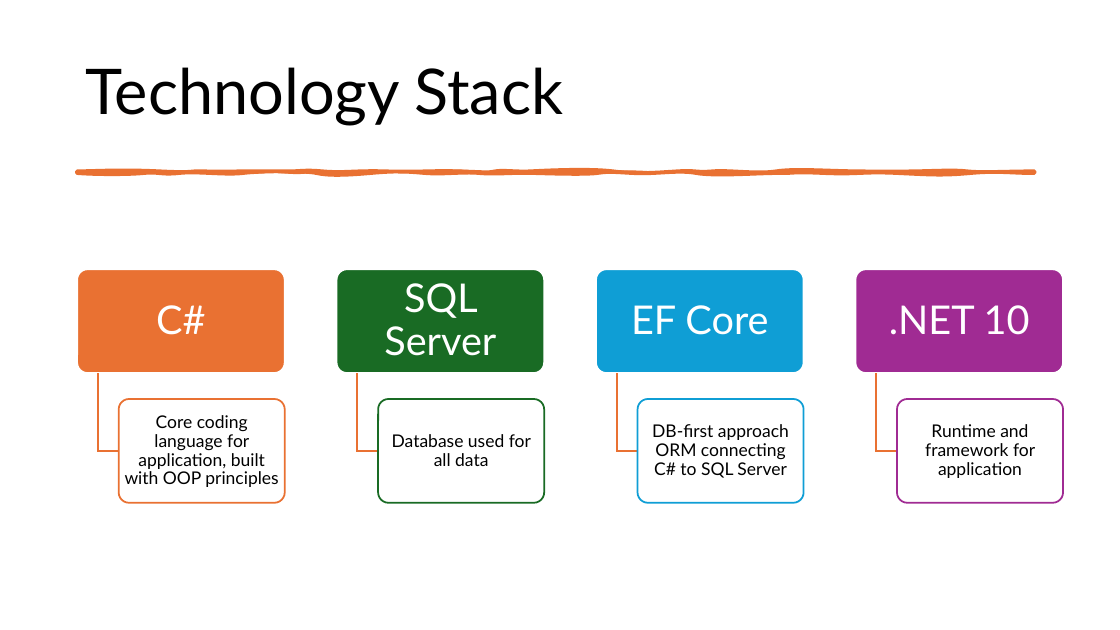
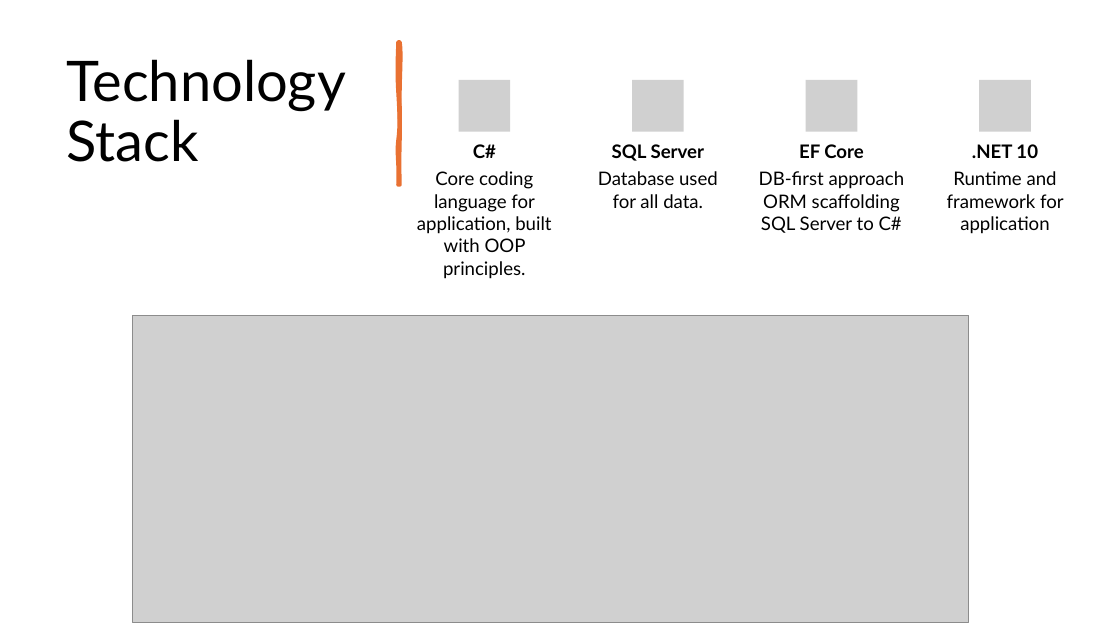
Before and after one commit to KR-Techno/Revature-Projects, a slide deck: slide 4 of Project 1 - bankingAPP/BankingApp Presentation.pptx. Drawn at 1120x630 pixels with LibreOffice and Linux fonts; fonts in the diff are those of the drawing; grey boxes stand for pictures. Boxes give left, top, right and bottom in pixels: in the first picture for what was removed or moved away, otherwise in the second. Text is boxed around its words. In the diff, an @@ line names an element or a change of style, - is before the commit and + after.

```diff
--- a/Project 1 - bankingAPP/BankingApp Presentation.pptx
+++ b/Project 1 - bankingAPP/BankingApp Presentation.pptx
@@ title "Technology Stack" moved from (x1=85, y1=67, x2=563, y2=126) to (x1=66, y1=59, x2=345, y2=162) @@
@@ title "Technology Stack" at (x1=66, y1=59, x2=345, y2=162): size 54 to 48 pt @@
@@ freeform shape added at (x1=398, y1=42, x2=400, y2=185), fill #E97132, outline #E97132 3.25 pt @@
@@ group added at (x1=459, y1=80, x2=1032, y2=132): 4 pictures @@
@@ text "C#" moved from (x1=156, y1=305, x2=205, y2=335) to (x1=473, y1=144, x2=496, y2=158) @@
@@ text "SQL Server" moved from (x1=384, y1=283, x2=496, y2=356) to (x1=612, y1=144, x2=704, y2=161) @@
@@ text "EF Core" moved from (x1=631, y1=305, x2=768, y2=335) to (x1=799, y1=144, x2=863, y2=158) @@
@@ size 34 to 16 pt, text colour #FFFFFF to #000000, bold on; line spacing 0.9 to 1; less space between paragraphs; vertical alignment middle to top in 4 elements at (x1=473, y1=144, x2=496, y2=158), (x1=612, y1=144, x2=704, y2=161), (x1=799, y1=144, x2=863, y2=158), (x1=972, y1=144, x2=1038, y2=158) @@
@@ text ".NET 10" moved from (x1=889, y1=305, x2=1030, y2=335) to (x1=972, y1=144, x2=1038, y2=158) @@
@@ freeform shape removed at (x1=77, y1=171, x2=1035, y2=173) @@
@@ text at (x1=417, y1=171, x2=551, y2=279): text changed; size 15 to 16 pt @@
-Core coding language for application, built with OOP principles
+Core coding language for application, built with OOP principles.
@@ text at (x1=598, y1=171, x2=718, y2=208): text changed; size 15 to 16 pt @@
-Database used for all data
+Database used for all data.
@@ vertical alignment middle to top in 3 elements at (x1=417, y1=171, x2=551, y2=279), (x1=598, y1=171, x2=718, y2=208), (x1=759, y1=171, x2=905, y2=233) @@
@@ text at (x1=759, y1=171, x2=905, y2=233): text changed; size 15 to 16 pt @@
-DB-first approach ORM connecting C# to SQL Server
+DB-first approach ORM scaffolding SQL Server to C#
@@ text "Runtime and framework for application" moved from (x1=925, y1=424, x2=1035, y2=478) to (x1=947, y1=171, x2=1064, y2=234) @@
@@ text "Runtime and framework for application" at (x1=947, y1=171, x2=1064, y2=234): size 15 to 16 pt; line spacing 0.9 to 1; vertical alignment middle to top @@
@@ picture added at (x1=133, y1=315, x2=970, y2=623) @@
@@ group removed at (x1=77, y1=270, x2=1064, y2=503): 8 rounded rectangles, 4 freeform shapes @@
```
Also in this commit, not shown: 2 other slides changed, 2 slides added, 3 slides removed, 2 other files.
